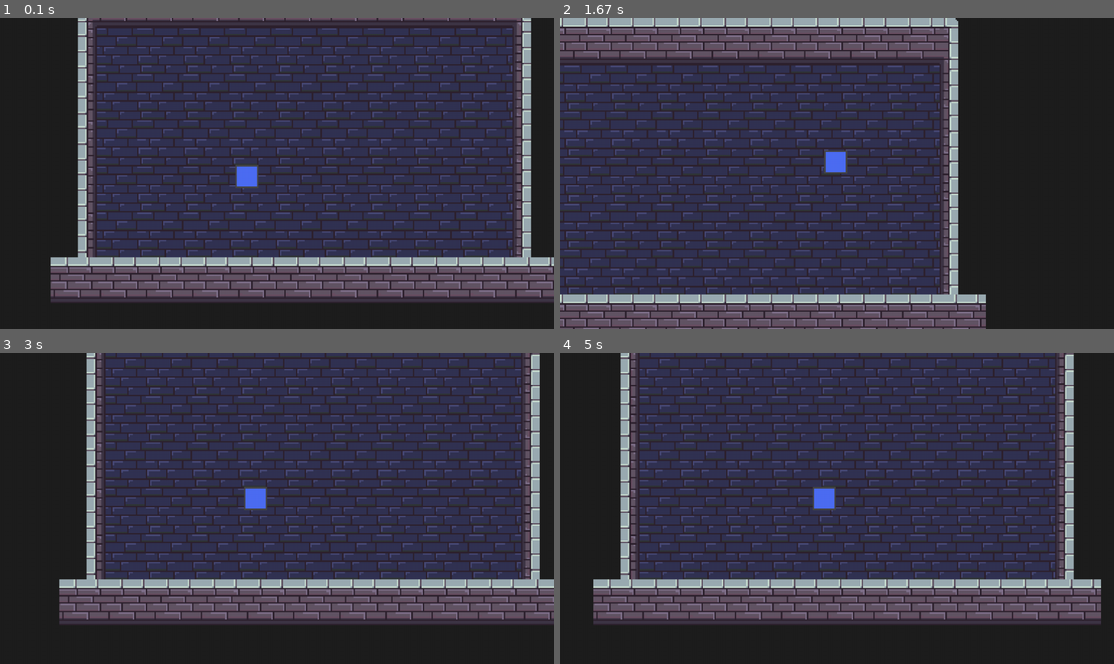
Above: before the commit, frames 1-4 (two rows, left to right).
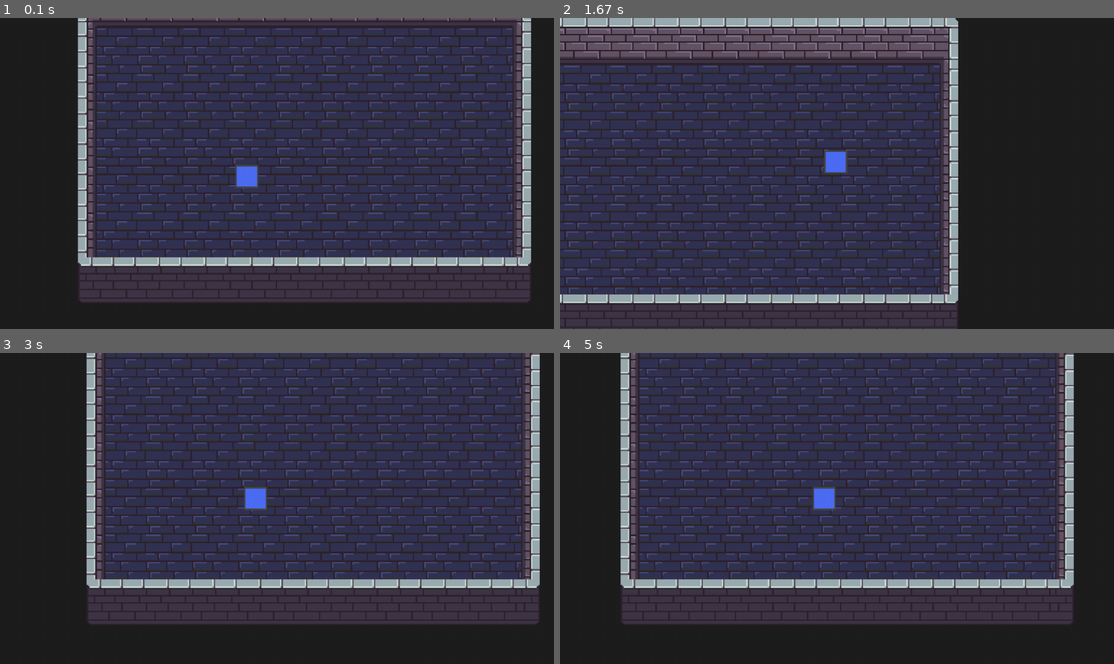
Above: after the commit, the same moments.

Repository: CyberSurge-Dev/PygameTesting
Game: pygame game, started from main.py
The game is run twice, just before and just after one commit, with the same random seed, the same clock (stepped at 60 frames per second) and the same inputs.
Inputs:
- Up to frame 1 (0.1 s): no input
- Up to frame 2 (1.67 s): hold D 0.33-0.8 s; hold W 0.83-1.13 s; hold D 1.17-1.63 s
- Up to frame 3 (3 s): hold A 1.67-2.2 s; hold S 2.23-2.53 s; hold A 2.57-2.97 s
- Up to frame 4 (5 s): hold W 3-3.37 s; hold D 3.4-4.03 s; hold S 4.07-4.43 s; hold A 4.47-4.93 s; hold D from 4.97 s (still down)

The runs differ from the first frame. In frame 1, 7.5% of the frame differs, in the area x 9-100%, y 76-92%; in frame 2, 4.9%; in frame 3, 7.0%; in frame 4, 7.3%.

Commit message:
Updated wall art

Diff:
--- a/data/rooms/test_room.json
+++ b/data/rooms/test_room.json
@@ -11,7 +11,6 @@
         "19;1" : {"id":"wall", "variant":0},
         "19;2" : {"id":"wall", "variant":0},
         "19;3" : {"id":"wall", "variant":0},
-        "1;0" : {"id":"wall", "variant":0},
         "2;0" : {"id":"wall", "variant":0},
         "3;0" : {"id":"wall", "variant":0},
         "4;0" : {"id":"wall", "variant":0},
@@ -65,17 +64,17 @@
         "9;3" : {"id":"floor", "variant":0},
         "9;4" : {"id":"floor", "variant":0},
         "9;5" : {"id":"floor", "variant":0},
-        "0;6" : {"id":"wall", "variant":0},
-        "1;6" : {"id":"wall", "variant":0},
-        "2;6" : {"id":"wall", "variant":0},
-        "3;6" : {"id":"wall", "variant":0},
-        "4;6" : {"id":"wall", "variant":0},
-        "5;6" : {"id":"wall", "variant":0},
-        "6;6" : {"id":"wall", "variant":0},
-        "7;6" : {"id":"wall", "variant":0},
-        "8;6" : {"id":"wall", "variant":0},
-        "9;6" : {"id":"wall", "variant":0},
-        "10;6" : {"id":"wall", "variant":0},
+        "0;6" : {"id":"wall", "variant":8},
+        "1;6" : {"id":"wall", "variant":9},
+        "2;6" : {"id":"wall", "variant":9},
+        "3;6" : {"id":"wall", "variant":9},
+        "4;6" : {"id":"wall", "variant":9},
+        "5;6" : {"id":"wall", "variant":9},
+        "6;6" : {"id":"wall", "variant":9},
+        "7;6" : {"id":"wall", "variant":9},
+        "8;6" : {"id":"wall", "variant":9},
+        "9;6" : {"id":"wall", "variant":9},
+        "10;6" : {"id":"wall", "variant":10},
         "10;5" : {"id":"wall", "variant":6},
         "10;4" : {"id":"wall", "variant":6},
         "10;3" : {"id":"wall", "variant":6},
--- a/main.py
+++ b/main.py
@@ -16,7 +16,7 @@
 
 # Internal imports
 from scripts.utils import Settings, Telemetry
-from scripts.entities import PhysicsEntity
+from scripts.entities import Player
 from scripts.assetMap import AssetMap
 # --------------------------------------------------------------------------------
 
@@ -53,7 +53,7 @@
 
         self.scroll = [0 , 0]
 
-        self.player = PhysicsEntity(self, (128, 128), (32, 32))
+        self.player = Player(self, (128, 128), (32, 32))
 
         # Determine the largest 16:9 ratio that can fit in the screen for the display size
         # This method allows the program to automatically scale the game to any screen size
--- a/scripts/entities.py
+++ b/scripts/entities.py
@@ -108,3 +108,6 @@
 
     def render(self, offset=(0, 0)):
         self.game.display.blit(self.assetMap.entities['player'], (self.pos[0] - offset[0], self.pos[1] - offset[1]))
+
+class Player(PhysicsEntity):
+    """Class for all player related physics, and interactions."""
Binary file added: data/images/entities/player/down/down_00 copy.png
Binary file added: data/images/entities/player/down/down_01.png
Binary file added: data/images/entities/player/down/down_02.png
Binary file added: data/images/entities/player/down/down_03.png
Binary file added: data/images/tiles/walls/wall_08.png
Binary file added: data/images/tiles/walls/wall_09.png
Binary file added: data/images/tiles/walls/wall_10.png
